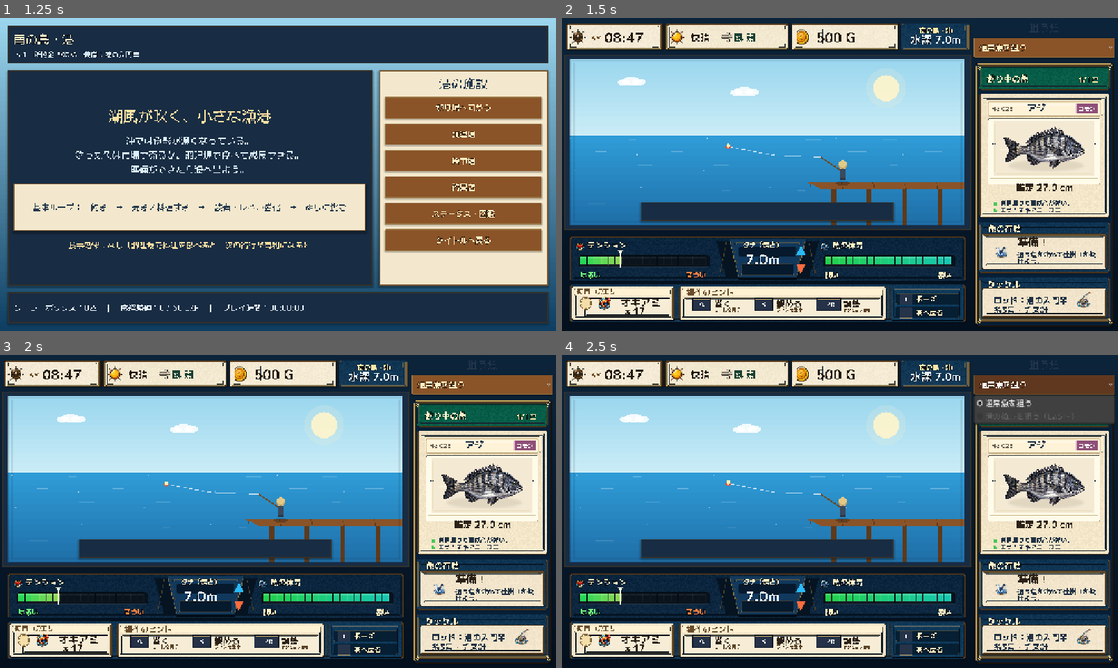
Above: before the commit, frames 1-4 (two rows, left to right).
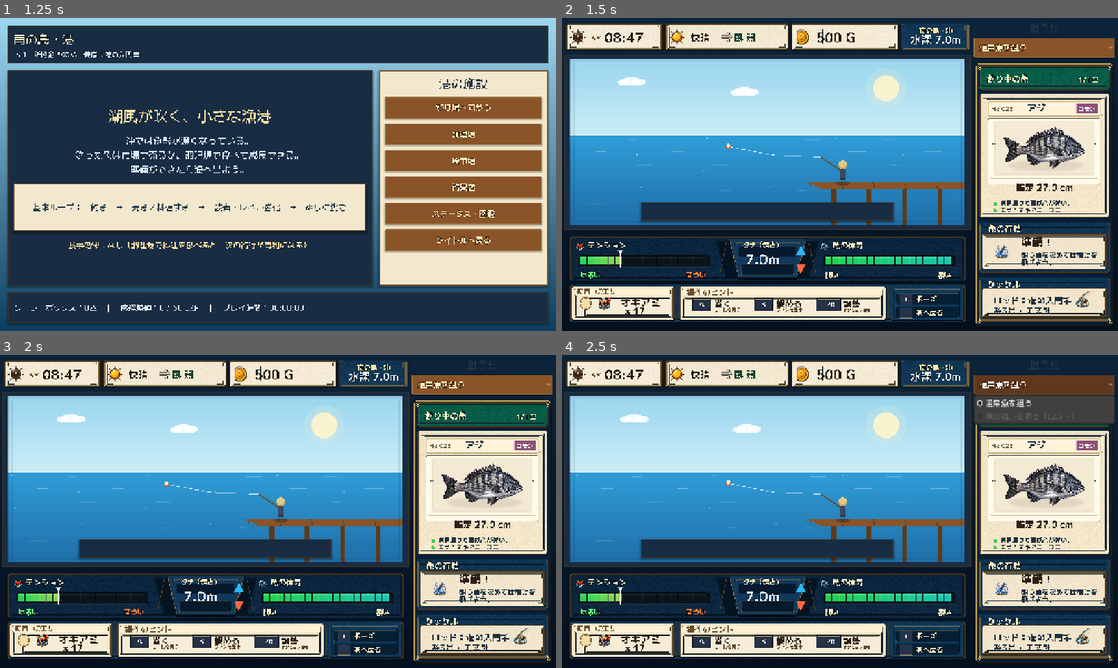
Above: after the commit, the same moments.

Repository: RYUKOU-OKUMURA/tsuri_quest_umi_mvp
Game: Godot game, scene res://scenes/main.tscn
Same seed, same stepped clock (60 frames per second), same inputs: the game is played once before the commit and once after it.
Inputs:
- Up to frame 1 (1.25 s): click "ゲームを始める" at 0.5 s
- Up to frame 2 (1.5 s): click "釣り場へ向かう" at 1.25 s
- Up to frame 3 (2 s): no input
- Up to frame 4 (2.5 s): click "通常魚を狙う" at 2 s

Frame 1 is identical in both runs. In frame 2, 0.6% of the frame differs, in the area x 76-98%, y 69-96%; in frame 3, 0.6%; in frame 4, 0.6%.

Commit message:
Soften fight sidebar lower cards

Diff:
--- a/src/ui/components/fight_sidebar.gd
+++ b/src/ui/components/fight_sidebar.gd
@@ -156,8 +156,8 @@
 	var icon_size := 42.0 if _sidebar_frame != null else 58.0
 	var text_x := 62.0 if _sidebar_frame != null else 78.0
 	if _sidebar_frame != null:
-		icon_size = 50.0
-		text_x = 69.0
+		icon_size = 56.0
+		text_x = 78.0
 	_draw_action_icon(body.position + Vector2(33.0, body.size.y * 0.55), icon_size)
 	_draw_text(font, "%s！" % action, body.position + Vector2(text_x, 31.0), 25 if _sidebar_frame != null else 20, Color("#2b2117"), 0)
 	if _sidebar_frame != null:
@@ -185,12 +185,12 @@
 		"ロッド：%s" % rod_name,
 		"糸3号・チヌ針",
 	]
-	var tackle_font_size := 19 if _sidebar_frame != null else 12
-	var tackle_line_gap := 23.0 if _sidebar_frame != null else 16.0
+	var tackle_font_size := 20 if _sidebar_frame != null else 12
+	var tackle_line_gap := 24.0 if _sidebar_frame != null else 16.0
 	for i in range(lines.size()):
 		_draw_wrapped(font, lines[i], body.position + text_offset + Vector2(0.0, float(i) * tackle_line_gap), text_width, tackle_font_size, Palette.TEXT_DARK, 1, tackle_font_size + 3.0)
 	if _tackle_card_icon != null or _icons != null:
-		var icon_rect := Rect2(body.end - Vector2(72.0, 70.0), Vector2(64.0, 58.0)) if _sidebar_frame != null else Rect2(body.end - Vector2(50.0, 50.0), Vector2(40.0, 40.0))
+		var icon_rect := Rect2(body.end - Vector2(76.0, 72.0), Vector2(68.0, 60.0)) if _sidebar_frame != null else Rect2(body.end - Vector2(50.0, 50.0), Vector2(40.0, 40.0))
 		_draw_tackle_icon(icon_rect)
 	else:
 		_draw_simple_rod(body.position + Vector2(body.size.x - 62.0, body.size.y - 24.0))
@@ -270,8 +270,8 @@
 
 func _draw_action_message(font: Font, text: String, pos: Vector2, max_width: float) -> void:
 	var first_stop := text.find("！")
-	var font_size := 15 if _sidebar_frame != null else 13
-	var gap := 15.0 if _sidebar_frame != null else 16.0
+	var font_size := 16 if _sidebar_frame != null else 13
+	var gap := 16.0 if _sidebar_frame != null else 16.0
 	if first_stop > 0 and first_stop < text.length() - 1:
 		var first := text.left(first_stop + 1)
 		var second := text.substr(first_stop + 1)
Binary file changed: assets/showcase/underwater/sidebar_frame.png
Not shown, changed: design-qa.md
Not shown, changed: docs/11_underwater_fight_showcase.md
Not shown, changed: tools/generate_underwater_ui_frame_assets.py
